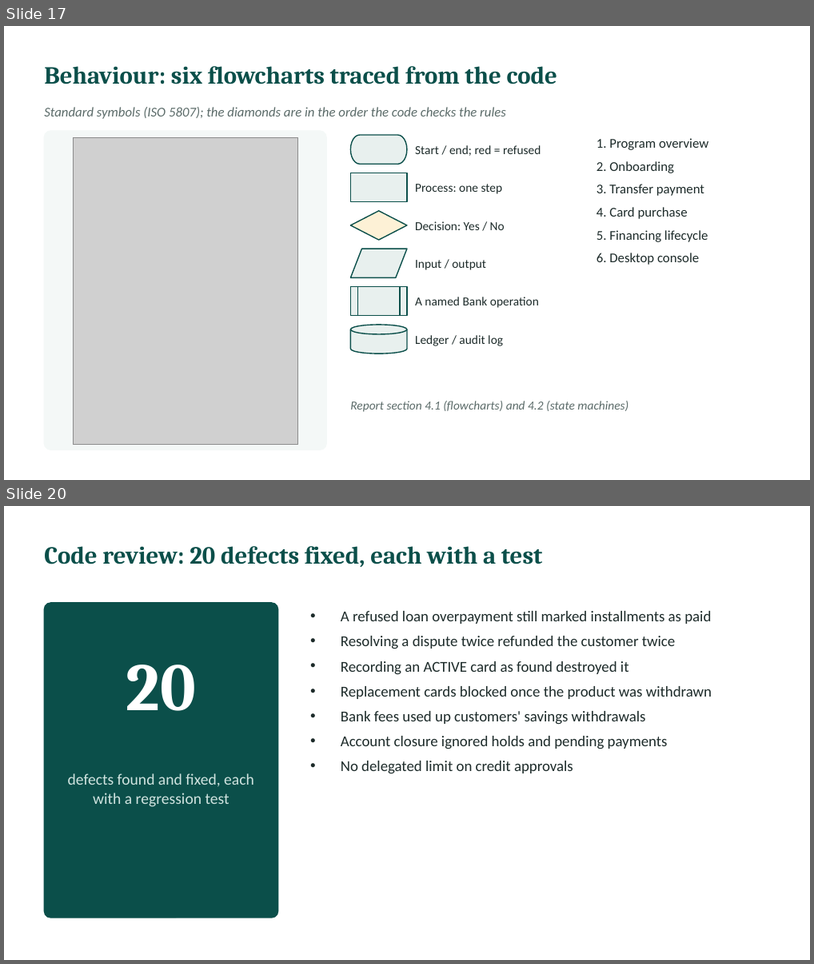
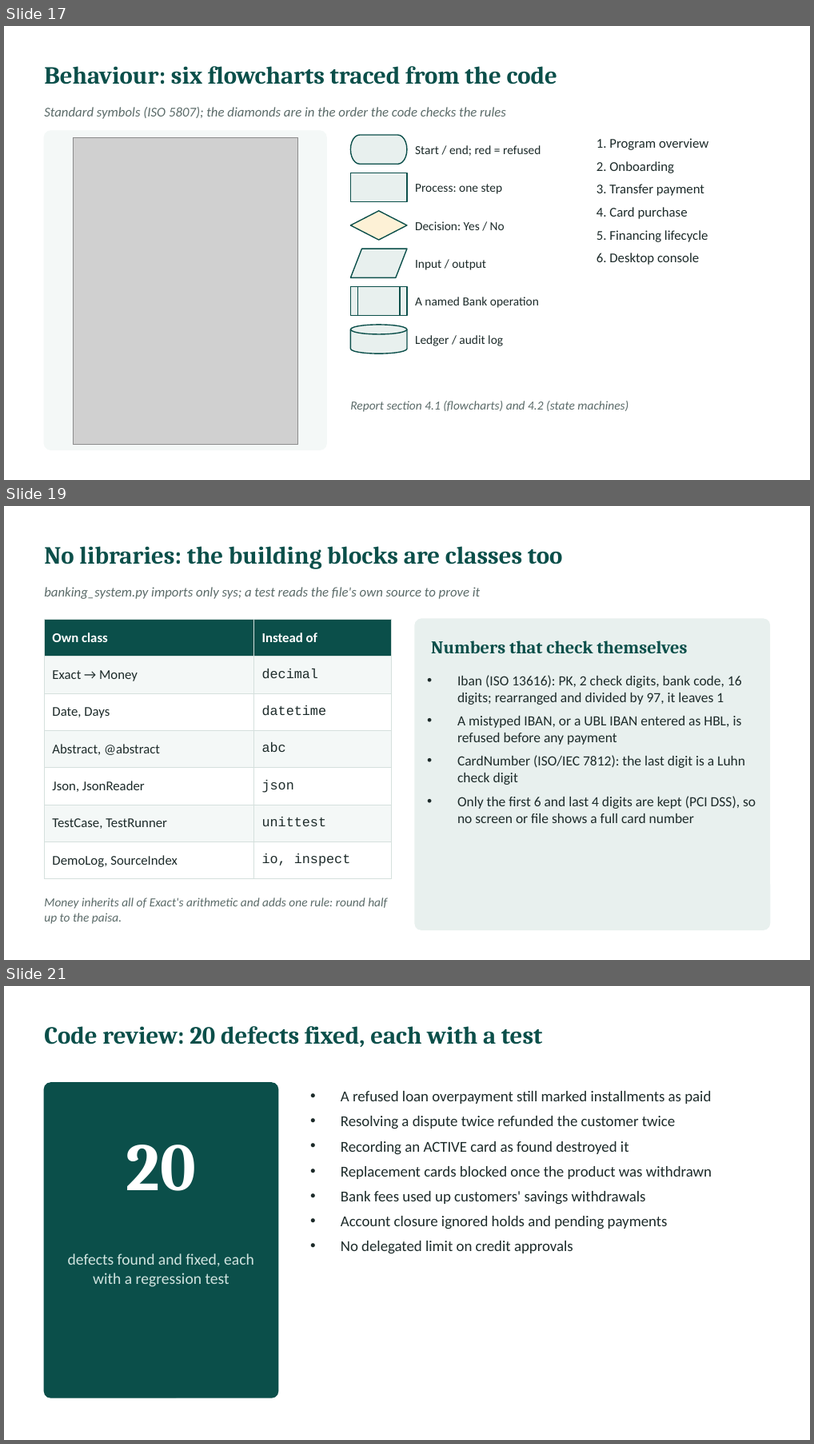
Before and after one commit to l255668-hash/commercial-banking, a slide deck: docs/Viva_Presentation.pptx. Shown one above the other, each under a label of ours: slides 17 and 20 before the commit, slides 17, 19 and 21 after it; the slides between them are not shown. The pictures are 814x964 and 814x1444 pixels, drawn with LibreOffice and Linux fonts; fonts in the diff are those of the drawing; grey boxes stand for pictures. Boxes give left, top, right and bottom in pixels: in the first picture for what was removed or moved away, otherwise in the second. Text is boxed around its words. In the diff, an @@ line names an element or a change of style, - is before the commit and + after.

```diff
--- a/docs/Viva_Presentation.pptx
+++ b/docs/Viva_Presentation.pptx
@@ slide 19 added at (4,506,810,960), background #FFFFFF @@
@@ text added at (44,546,562,569), 22 pt, text #0B4F4A, bold @@
+No libraries: the building blocks are classes too
@@ text added at (44,587,480,599), 12 pt, text #5B6B69, italic @@
+banking_system.py imports only sys; a test reads the file's own source to prove it
@@ table added at (44,619,391,870), 7 rows, 2 columns @@
+Own class | Instead of
+Exact → Money | decimal
+Date, Days | datetime
+Abstract, @abstract | abc
+Json, JsonReader | json
+TestCase, TestRunner | unittest
+DemoLog, SourceIndex | io, inspect
@@ rounded rectangle added at (415,619,770,929), fill #E8F0EE, outline #E8F0EE 1 pt @@
@@ text added at (431,640,687,653), 16 pt, text #0B4F4A, bold @@
+Numbers that check themselves
@@ text added at (458,675,756,823), 12.5 pt, text #1D2B2A @@
+• Iban (ISO 13616): PK, 2 check digits, bank code, 16 digits; rearranged and divided by 97, it leaves 1
+• A mistyped IBAN, or a UBL IBAN entered as HBL, is refused before any payment
+• CardNumber (ISO/IEC 7812): the last digit is a Luhn check digit
+• Only the first 6 and last 4 digits are kept (PCI DSS), so no screen or file shows a full card number
@@ text added at (44,897,387,924), 11 pt, text #5B6B69, italic @@
+Money inherits all of Exact's arithmetic and adds one rule: round half up to the paisa.
@@ what was slide 20 is now slide 21 @@
```
Also in this commit, not shown: 6 slides changed, 18 other files.
